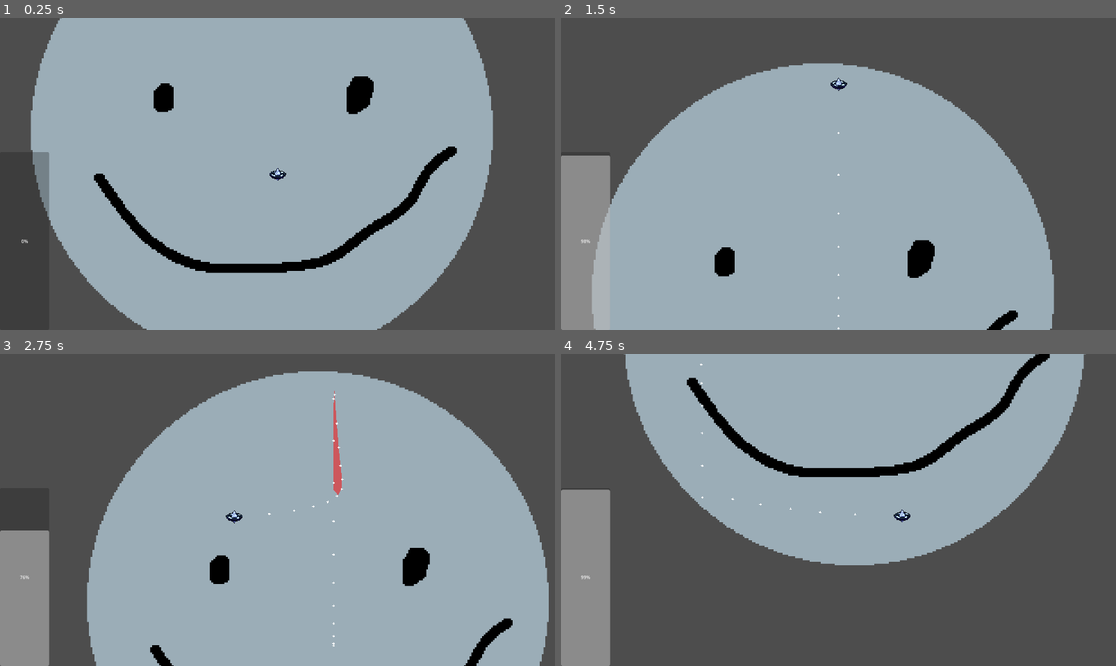
Above: before the commit, frames 1-4 (two rows, left to right).
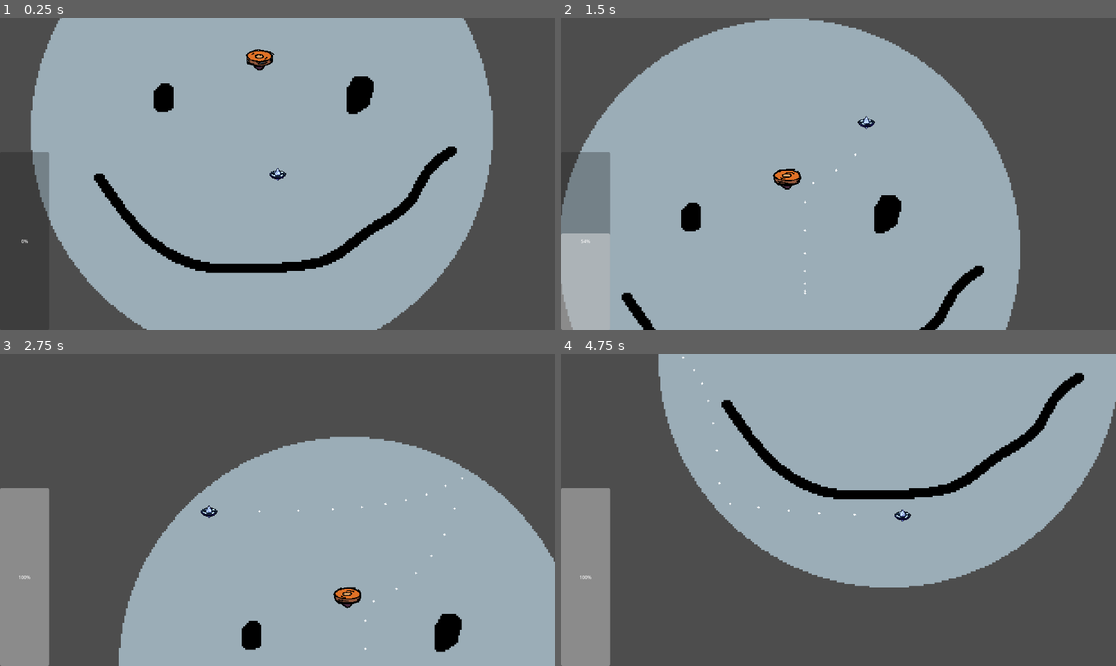
Above: after the commit, the same moments.

Repository: Dragos-Lup/spin
Game: Godot game, scene res://scenes/testing_scene.tscn
The game is run twice, just before and just after one commit, with the same random seed, the same clock (stepped at 60 frames per second) and the same inputs.
Inputs (mouse positions are in pixels of both pictures, inside the frame that each line leads up to):
- Up to frame 1 (0.25 s): no input
- Up to frame 2 (1.5 s): move the mouse to (810, 236) at 0.52 s; hold W (up) from 0.53 s (still down); click (810, 236) at 0.6 s; move the mouse to (1005, 220) at 1.27 s; click (1005, 220) at 1.35 s
- Up to frame 3 (2.75 s): move the mouse to (111, 463) at 2.02 s; release W (up) at 2.03 s; hold A (left) from 2.03 s (still down); click (111, 463) at 2.1 s
- Up to frame 4 (4.75 s): move the mouse to (866, 510) at 2.77 s; click (866, 510) at 2.85 s; move the mouse to (755, 432) at 3.52 s; release A (left) at 3.53 s; hold S (down) 3.53-4.28 s; click (755, 432) at 3.6 s; move the mouse to (960, 494) at 4.27 s; hold D (right) from 4.28 s (still down); click (960, 494) at 4.35 s

The runs differ from the first frame. In frame 1, 0.2% of the frame differs, in the area x 44-50%, y 10-17%; in frame 2, 19%; in frame 3, 24%, in the area x 0-100%, y 5-100%; in frame 4, 16%.

Commit message:
Update arena.aseprite.import

Diff:
--- a/scenes/main_character.tscn
+++ b/scenes/main_character.tscn
@@ -1,8 +1,17 @@
-[gd_scene load_steps=20 format=3 uid="uid://cotlpgucmbbhy"]
+[gd_scene load_steps=27 format=3 uid="uid://cotlpgucmbbhy"]
 
 [ext_resource type="Script" path="res://scripts/main_character.gd" id="1_72jni"]
 [ext_resource type="Texture2D" uid="uid://dd5o6haigbj8a" path="res://scenes/spinningtopfirstproto.png" id="2_5ilc7"]
 [ext_resource type="Texture2D" uid="uid://de8us5naswkua" path="res://sprites/dragosterrible/particle.png" id="2_ygpbf"]
+[ext_resource type="AudioStream" uid="uid://dd0fy1ovymn4b" path="res://sound_effects/clash1.ogg" id="4_qn757"]
+[ext_resource type="AudioStream" uid="uid://dgu4qxnk4s77i" path="res://sound_effects/clash2.ogg" id="5_g1lp1"]
+[ext_resource type="AudioStream" uid="uid://b470m7vxv25oi" path="res://sound_effects/dash.ogg" id="6_icwvi"]
+[ext_resource type="AudioStream" uid="uid://dl20dfxu1n1q7" path="res://sound_effects/spinning.ogg" id="7_oqu8g"]
+
+[sub_resource type="Curve" id="Curve_sk41o"]
+min_value = -1.0
+_data = [Vector2(0.284211, -0.67033), 0.0, 7.26903, 0, 0, Vector2(1, 1), -0.0907787, 0.0, 0, 0]
+point_count = 2
 
 [sub_resource type="ParticleProcessMaterial" id="ParticleProcessMaterial_2lcra"]
 particle_flag_disable_z = true
@@ -118,10 +127,22 @@
 "jump": SubResource("Animation_g2050")
 }
 
+[sub_resource type="AudioStreamRandomizer" id="AudioStreamRandomizer_yhso0"]
+random_pitch = 1.1
+streams_count = 2
+stream_0/stream = ExtResource("4_qn757")
+stream_1/stream = ExtResource("5_g1lp1")
+
+[sub_resource type="AudioStreamRandomizer" id="AudioStreamRandomizer_3aysq"]
+random_pitch = 1.1
+streams_count = 1
+stream_0/stream = ExtResource("6_icwvi")
+
 [node name="MainSpinner" type="CharacterBody2D"]
 texture_filter = 1
 collision_mask = 7
 script = ExtResource("1_72jni")
+VOLUME_CURVE = SubResource("Curve_sk41o")
 
 [node name="GPUParticles2D" type="GPUParticles2D" parent="."]
 amount = 30
@@ -167,4 +188,19 @@
 "": SubResource("AnimationLibrary_1iu5i")
 }
 
+[node name="Clash_SE" type="AudioStreamPlayer2D" parent="."]
+stream = SubResource("AudioStreamRandomizer_yhso0")
+volume_db = -0.465
+max_polyphony = 3
+playback_type = 2
+
+[node name="Dash_SE" type="AudioStreamPlayer2D" parent="."]
+stream = SubResource("AudioStreamRandomizer_3aysq")
+volume_db = 1.981
+
+[node name="Spinning_SE" type="AudioStreamPlayer2D" parent="."]
+stream = ExtResource("7_oqu8g")
+autoplay = true
+parameters/looping = true
+
 [connection signal="timeout" from="LocationTimer" to="." method="_on_location_timer_timeout"]
--- a/scenes/testing_scene.tscn
+++ b/scenes/testing_scene.tscn
@@ -1,10 +1,44 @@
-[gd_scene load_steps=4 format=3 uid="uid://ff5cps2hlnvs"]
+[gd_scene load_steps=10 format=3 uid="uid://ff5cps2hlnvs"]
 
 [ext_resource type="PackedScene" uid="uid://cotlpgucmbbhy" path="res://scenes/main_character.tscn" id="1_3mtgv"]
 [ext_resource type="Texture2D" uid="uid://q5i8j4w2lev0" path="res://scenes/arena.png" id="2_cxu6o"]
+[ext_resource type="Texture2D" uid="uid://dv7cs248crwu0" path="res://scenes/spinningtorp.png" id="3_kwmq0"]
 
 [sub_resource type="PhysicsMaterial" id="PhysicsMaterial_jdkx6"]
 bounce = 154.0
+
+[sub_resource type="AtlasTexture" id="AtlasTexture_pep6y"]
+atlas = ExtResource("3_kwmq0")
+region = Rect2(0, 0, 68, 50)
+
+[sub_resource type="AtlasTexture" id="AtlasTexture_efd7j"]
+atlas = ExtResource("3_kwmq0")
+region = Rect2(68, 0, 68, 50)
+
+[sub_resource type="AtlasTexture" id="AtlasTexture_sacbn"]
+atlas = ExtResource("3_kwmq0")
+region = Rect2(0, 50, 68, 50)
+
+[sub_resource type="SpriteFrames" id="SpriteFrames_6vp0c"]
+animations = [{
+"frames": [{
+"duration": 1.0,
+"texture": SubResource("AtlasTexture_pep6y")
+}, {
+"duration": 1.0,
+"texture": SubResource("AtlasTexture_efd7j")
+}, {
+"duration": 1.0,
+"texture": SubResource("AtlasTexture_sacbn")
+}],
+"loop": true,
+"name": &"default",
+"speed": 34.0
+}]
+
+[sub_resource type="CapsuleShape2D" id="CapsuleShape2D_nggsj"]
+radius = 15.9994
+height = 63.9626
 
 [node name="Node2D" type="Node2D"]
 texture_filter = 1
@@ -70,3 +104,36 @@
 
 [node name="Polygon2D" type="Polygon2D" parent="."]
 offset = Vector2(0.435, 2.45)
+
+[node name="CharacterBody2D" type="CharacterBody2D" parent="."]
+position = Vector2(932, 369)
+motion_mode = 1
+
+[node name="AnimatedSprite2D" type="AnimatedSprite2D" parent="CharacterBody2D"]
+texture_filter = 1
+sprite_frames = SubResource("SpriteFrames_6vp0c")
+autoplay = "default"
+frame = 2
+frame_progress = 0.46851
+metadata/_aseprite_wizard_interface_config_ = {
+"animation_section": false,
+"layer_section": true,
+"output_section": false,
+"pending_changes": {}
+}
+metadata/_aseprite_wizard_config_ = {
+"layers": [],
+"o_ex_p": "",
+"o_folder": "",
+"o_name": "",
+"only_visible": true,
+"should_round_fps": true,
+"slice": "",
+"source": "res://asesprite/ericsprite/spinningtorp.aseprite"
+}
+metadata/_aseprite_wizard_source_file_hash_ = "7baf85e7f2412965ceb3e858838d57be"
+
+[node name="CollisionShape2D" type="CollisionShape2D" parent="CharacterBody2D"]
+position = Vector2(0, -3)
+rotation = 1.57952
+shape = SubResource("CapsuleShape2D_nggsj")
--- a/scripts/main_character.gd
+++ b/scripts/main_character.gd
@@ -6,6 +6,7 @@
 const FRICTION = 20.0 ## calling this friction is evil, it's the value move_toward uses.
 const BOUNCY = .8
 const DASH_SLOW = .2
+@export var VOLUME_CURVE:Curve
 
 @onready var spin_bar: ProgressBar = %SpinBar
 @onready var animation_tree: AnimationTree = $AnimationTree
@@ -37,8 +38,9 @@
 		if (chargetime) > 850:
 			var dash_vector = (get_global_mouse_position() - global_position).normalized()
 			velocity = dash_vector * (DASH_SPEED * chargetime/1000)
+			$Dash_SE.play()
 	velocity = velocity.move_toward(target_vel, FRICTION)
-
+	$Spinning_SE.set_pitch_scale(velocity.length()/950 + 1)
 	spin_bar.value = velocity.length() / 10
 
 
@@ -47,7 +49,10 @@
 
 	if collision:
 		velocity = velocity.bounce(collision.get_normal()) * BOUNCY
-
+		if velocity.length() >= MAX_SPEED*.18:
+			$Clash_SE.play()
+			$Clash_SE.set_volume_db(0+(velocity.length()/450))
+			print($Clash_SE.get_volume_db())
 
 func _on_location_timer_timeout() -> void:
 	var p : Vector2 = self.position
Not shown, changed: asesprite/alexstuff/dummy.aseprite.import
Not shown, changed: asesprite/alexstuff/possibleprojectile.aseprite.import
Not shown, changed: asesprite/alexstuff/spinningtopfirstproto.aseprite.import
Not shown, changed: asesprite/dragosbad/arena.aseprite.import
Binary file added: asesprite/ericsprite/spinningtorp.aseprite
Not shown, added: asesprite/ericsprite/spinningtorp.aseprite.import
Binary file added: asesprite/ericsprite/spinningtorp.png
Not shown, added: asesprite/ericsprite/spinningtorp.png.import
Not shown, added: music/angryassgamejamsong(bossrushphase1maybe).ogg.import
Binary file added: scenes/spinningtorp.png
Not shown, added: scenes/spinningtorp.png.import
Not shown, added: sound_effects/clash1.ogg.import
(and 10 more such lines)
